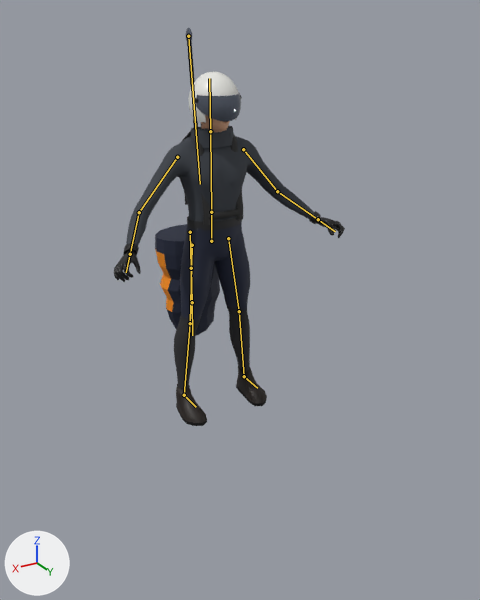
One commit to the Blender file assets/source/pilot.blend: the scene before it, then after it.
One viewpoint serves both versions: a 50 mm camera at (1.6, 3.16, 0.07) aimed at (0.06, 0.59, -1.22). The axes (+X, +Y, +Z) are drawn at lower left. The lights are the same throughout. The older version comes first. The bones that bend it are drawn over the model as lines.

Objects in the first picture: 'Helmet', 'PilotBody'.
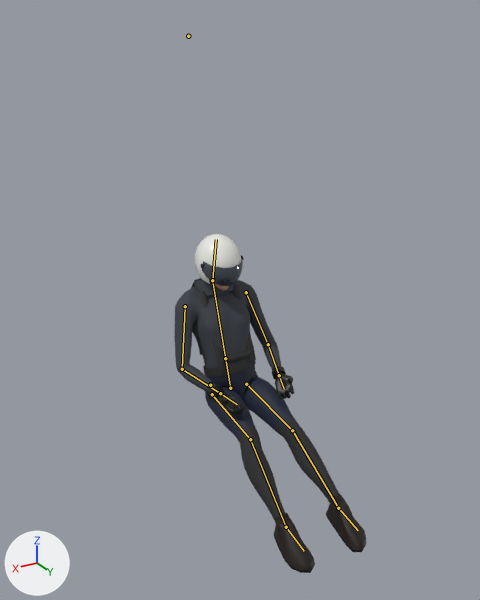
The newer file adds an action. The first version stands in its rest pose; the second is drawn at frame 1 of the action 'sit'.

The change, as JSON lines over the scene's bpy script:
```json
{"block": "bone_hips", "where": "bone_hips = bpy.data.objects['Pilot'].pose.bones['Hips']"}
{"op": "set", "path": "bone_hips.location", "old": "(0.0, 0.0, 0.0)", "new": "(0.0, -0.798, 0.2)"}
{"op": "set", "path": "bone_hips.rotation_quaternion", "old": "(1.0, 0.0, 0.0, 0.0)", "new": "(0.987, -0.163, 0.0, 0.0)", "note": "degrees (0, 0, 0) -> degrees (-19, 0, 0)"}
{"block": "bone_spine", "where": "bone_spine = bpy.data.objects['Pilot'].pose.bones['Spine']  # child of 'Hips'"}
{"op": "set", "path": "bone_spine.scale", "old": "(1.0, 1.0, 1.0)", "new": "(1.0, 1.07, 1.0)"}
{"block": "bone_head", "where": "bone_head = bpy.data.objects['Pilot'].pose.bones['Head']  # child of 'Chest'"}
{"op": "set", "path": "bone_head.rotation_quaternion", "old": "(1.0, 0.0, 0.0, 0.0)", "new": "(0.964, 0.266, 0.0, 0.0)", "note": "degrees (0, 0, 0) -> degrees (31, 0, 0)"}
{"op": "set", "path": "bone_head.scale", "old": "(1.0, 1.0, 1.0)", "new": "(1.0, 0.95, 0.99)"}
{"block": "bone_upperarm_l", "where": "bone_upperarm_l = bpy.data.objects['Pilot'].pose.bones['UpperArm.L']  # child of 'Chest'"}
{"op": "set", "path": "bone_upperarm_l.location", "old": "(0.0, 0.0, 0.0)", "new": "(-0.004, -0.005, 0.0)"}
{"op": "set", "path": "bone_upperarm_l.rotation_quaternion", "old": "(1.0, 0.0, 0.0, 0.0)", "new": "(0.933, 0.056, 0.283, -0.213)", "note": "degrees (0, 0, 0) -> degrees (-1, 34, -26)"}
{"op": "set", "path": "bone_upperarm_l.scale", "old": "(1.0, 1.0, 1.0)", "new": "(1.0, 0.94, 1.0)"}
{"block": "bone_forearm_l", "where": "bone_forearm_l = bpy.data.objects['Pilot'].pose.bones['Forearm.L']  # child of 'UpperArm.L'"}
{"op": "set", "path": "bone_forearm_l.rotation_quaternion", "old": "(1.0, 0.0, 0.0, 0.0)", "new": "(0.907, 0.176, -0.376, -0.073)", "note": "degrees (0, 0, 0) -> degrees (30, -41, -21)"}
{"block": "bone_hand_l", "where": "bone_hand_l = bpy.data.objects['Pilot'].pose.bones['Hand.L']  # child of 'Forearm.L'"}
{"op": "set", "path": "bone_hand_l.rotation_quaternion", "old": "(1.0, 0.0, 0.0, 0.0)", "new": "(0.924, 0.0, -0.383, 0.0)", "note": "degrees (0, 0, 0) -> degrees (0, -45, 0)"}
{"block": "bone_upperarm_r", "where": "bone_upperarm_r = bpy.data.objects['Pilot'].pose.bones['UpperArm.R']  # child of 'Chest'"}
{"op": "set", "path": "bone_upperarm_r.location", "old": "(0.0, 0.0, 0.0)", "new": "(0.004, -0.005, 0.0)"}
{"op": "set", "path": "bone_upperarm_r.rotation_quaternion", "old": "(1.0, 0.0, 0.0, 0.0)", "new": "(0.933, 0.056, -0.283, 0.213)", "note": "degrees (0, 0, 0) -> degrees (-1, -34, 26)"}
{"op": "set", "path": "bone_upperarm_r.scale", "old": "(1.0, 1.0, 1.0)", "new": "(1.0, 0.94, 1.0)"}
{"block": "bone_forearm_r", "where": "bone_forearm_r = bpy.data.objects['Pilot'].pose.bones['Forearm.R']  # child of 'UpperArm.R'"}
{"op": "set", "path": "bone_forearm_r.rotation_quaternion", "old": "(1.0, 0.0, 0.0, 0.0)", "new": "(0.907, 0.176, 0.376, 0.073)", "note": "degrees (0, 0, 0) -> degrees (30, 41, 21)"}
{"block": "bone_hand_r", "where": "bone_hand_r = bpy.data.objects['Pilot'].pose.bones['Hand.R']  # child of 'Forearm.R'"}
{"op": "set", "path": "bone_hand_r.rotation_quaternion", "old": "(1.0, 0.0, 0.0, 0.0)", "new": "(0.924, 0.0, 0.383, 0.0)", "note": "degrees (0, 0, 0) -> degrees (0, 45, 0)"}
{"block": "bone_thigh_l", "where": "bone_thigh_l = bpy.data.objects['Pilot'].pose.bones['Thigh.L']  # child of 'Hips'"}
{"op": "set", "path": "bone_thigh_l.rotation_quaternion", "old": "(1.0, 0.0, 0.0, 0.0)", "new": "(0.879, 0.476, -0.002, -0.002)", "note": "degrees (0, 0, 0) -> degrees (57, 0, 0)"}
{"block": "bone_shin_l", "where": "bone_shin_l = bpy.data.objects['Pilot'].pose.bones['Shin.L']  # child of 'Thigh.L'"}
{"op": "set", "path": "bone_shin_l.rotation_quaternion", "old": "(1.0, 0.0, 0.0, 0.0)", "new": "(0.99, -0.139, -0.013, -0.013)", "note": "degrees (0, 0, 0) -> degrees (-16, -2, -1)"}
{"block": "bone_foot_l", "where": "bone_foot_l = bpy.data.objects['Pilot'].pose.bones['Foot.L']  # child of 'Shin.L'"}
{"op": "set", "path": "bone_foot_l.rotation_quaternion", "old": "(1.0, 0.0, 0.0, 0.0)", "new": "(0.82, -0.57, 0.02, -0.031)", "note": "degrees (0, 0, 0) -> degrees (-70, 0, -4)"}
{"block": "bone_thigh_r", "where": "bone_thigh_r = bpy.data.objects['Pilot'].pose.bones['Thigh.R']  # child of 'Hips'"}
{"op": "set", "path": "bone_thigh_r.rotation_quaternion", "old": "(1.0, 0.0, 0.0, 0.0)", "new": "(0.856, 0.517, -0.005, -0.006)", "note": "degrees (0, 0, 0) -> degrees (62, 0, -1)"}
{"block": "bone_shin_r", "where": "bone_shin_r = bpy.data.objects['Pilot'].pose.bones['Shin.R']  # child of 'Thigh.R'"}
{"op": "set", "path": "bone_shin_r.rotation_quaternion", "old": "(1.0, 0.0, 0.0, 0.0)", "new": "(0.972, -0.233, 0.022, 0.022)", "note": "degrees (0, 0, 0) -> degrees (-27, 3, 2)"}
{"block": "bone_foot_r", "where": "bone_foot_r = bpy.data.objects['Pilot'].pose.bones['Foot.R']  # child of 'Shin.R'"}
{"op": "set", "path": "bone_foot_r.rotation_quaternion", "old": "(1.0, 0.0, 0.0, 0.0)", "new": "(0.848, -0.53, -0.014, 0.024)", "note": "degrees (0, 0, 0) -> degrees (-64, 0, 3)"}
{"block": "bone_podtail", "where": "bone_podtail = bpy.data.objects['Pilot'].pose.bones['PodTail']  # child of 'Hips'"}
{"op": "set", "path": "bone_podtail.scale", "old": "(1.0, 1.0, 1.0)", "new": "(0.0, 0.0, 0.0)"}
{"block": "bone_strap", "where": "bone_strap = bpy.data.objects['Pilot'].pose.bones['Strap']"}
{"op": "set", "path": "bone_strap.scale", "old": "(1.0, 1.0, 1.0)", "new": "(0.0, 0.0, 0.0)"}
```

Location of each change, (x1, y1, x2, y2) in pixels of the pictures (480 x 600 px):
```json
{"object": "PilotBody", "change": "posed", "before": [114, 27, 345, 426], "after": [174, 278, 366, 573]}
{"object": "Helmet", "change": "posed", "before": [188, 71, 242, 134], "after": [195, 234, 244, 290]}
{"bone": "Hips", "before": "(211, 241) to (211, 219)", "after": "(230, 388) to (227, 367)"}
{"bone": "Spine", "before": "(211, 241) to (211, 212)", "after": "(230, 388) to (225, 358)"}
{"bone": "Head", "before": "(210, 131) to (209, 78)", "after": "(212, 280) to (216, 239)"}
{"bone": "UpperArm.L", "before": "(243, 149) to (277, 191)", "after": "(246, 292) to (268, 344)"}
{"bone": "Forearm.L", "before": "(277, 191) to (318, 219)", "after": "(268, 344) to (279, 375)"}
{"bone": "Hand.L", "before": "(318, 219) to (335, 231)", "after": "(279, 375) to (284, 389)"}
{"bone": "UpperArm.R", "before": "(177, 157) to (139, 212)", "after": "(185, 306) to (182, 369)"}
{"bone": "Forearm.R", "before": "(139, 212) to (130, 254)", "after": "(182, 369) to (220, 393)"}
{"bone": "Hand.R", "before": "(130, 254) to (126, 272)", "after": "(220, 393) to (237, 404)"}
{"bone": "Thigh.L", "before": "(228, 238) to (239, 311)", "after": "(246, 384) to (292, 430)"}
{"bone": "Shin.L", "before": "(239, 311) to (244, 376)", "after": "(292, 430) to (338, 508)"}
{"bone": "Foot.L", "before": "(244, 376) to (257, 388)", "after": "(338, 508) to (358, 530)"}
{"bone": "Thigh.R", "before": "(192, 245) to (190, 323)", "after": "(212, 394) to (250, 439)"}
{"bone": "Shin.R", "before": "(190, 323) to (184, 395)", "after": "(250, 439) to (286, 527)"}
{"bone": "Foot.R", "before": "(184, 395) to (196, 407)", "after": "(286, 527) to (304, 551)"}
{"bone": "PodTail", "before": "(190, 232) to (191, 268)", "after": "(210, 384) to (210, 385)"}
{"bone": "Strap", "before": "(188, 36) to (200, 184)", "after": "(188, 36) to (188, 36)"}
```
